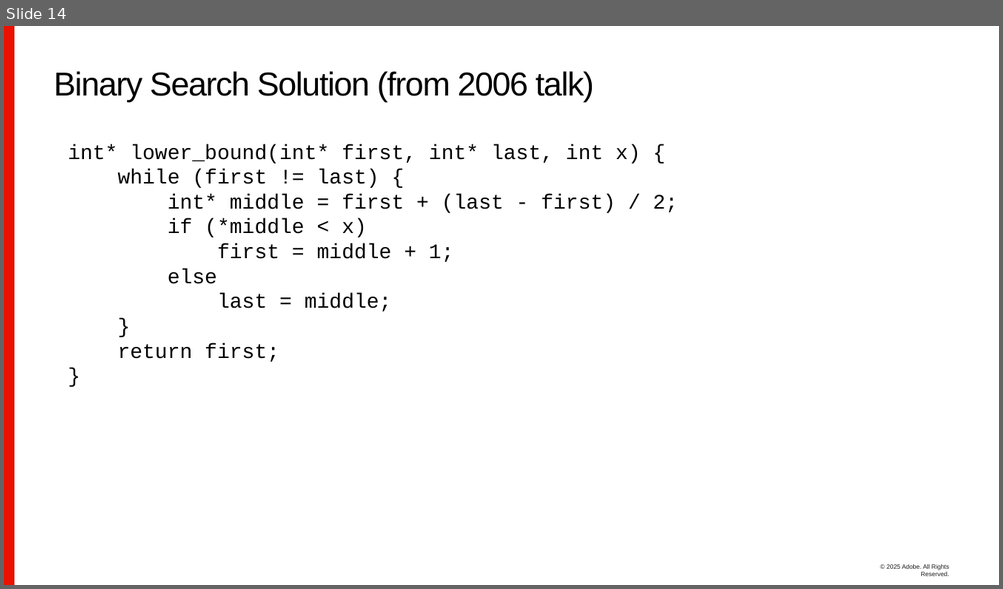
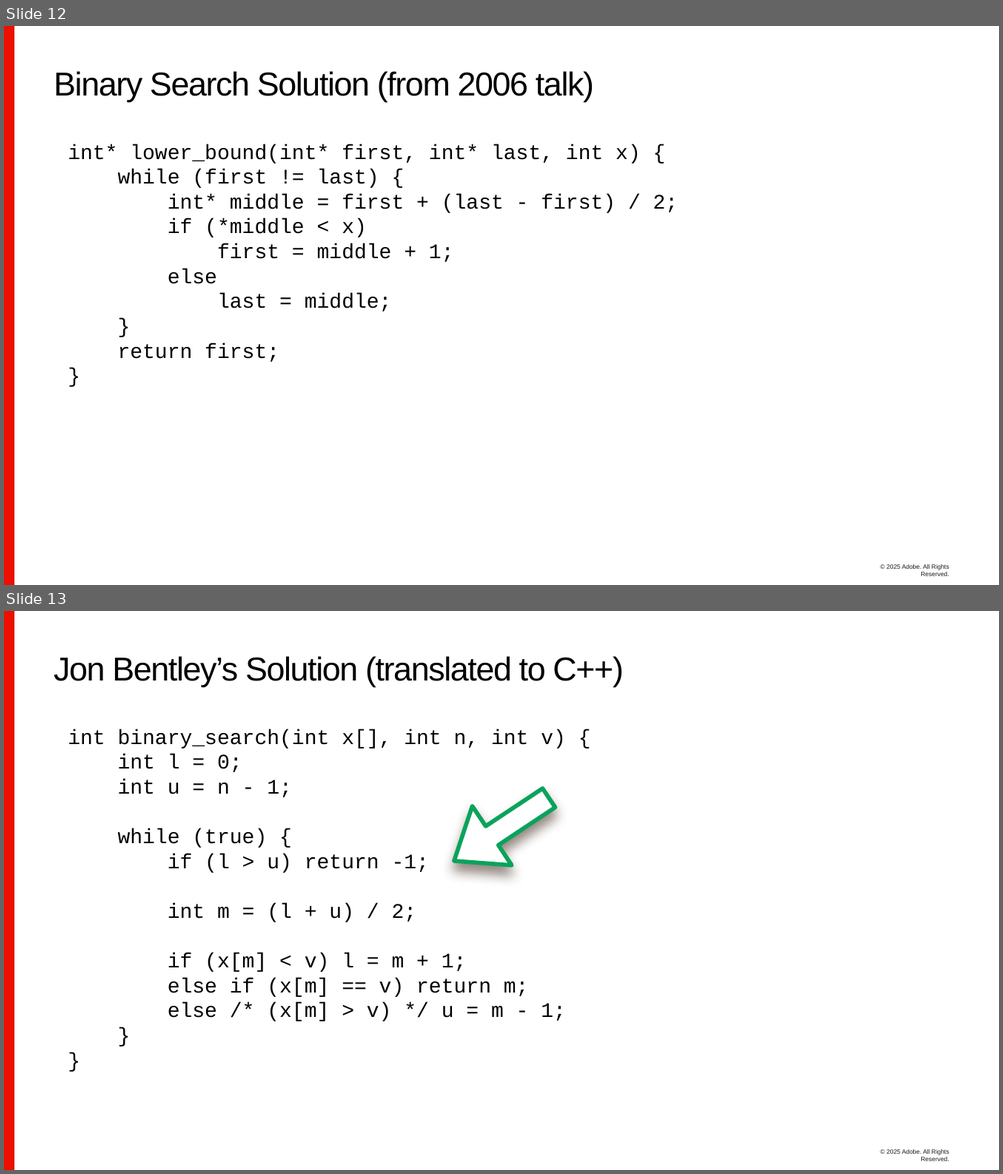
Before and after one commit to sean-parent/sean-parent.github.io, a slide deck: presentations/2025-04-28-are-we-there-yet/2024-04-28-are-we-there-yet.pptx. Shown one above the other, each under a label of ours: slide 14 before the commit, slides 12 and 13 after it. The pictures are 1003x589 and 1003x1174 pixels, drawn with LibreOffice and Linux fonts; fonts in the diff are those of the drawing; background and template pictures are left out. Boxes give left, top, right and bottom in pixels: in the first picture for what was removed or moved away, otherwise in the second. Text is boxed around its words. In the diff, an @@ line names an element or a change of style, - is before the commit and + after.

```diff
--- a/presentations/2025-04-28-are-we-there-yet/2024-04-28-are-we-there-yet.pptx
+++ b/presentations/2025-04-28-are-we-there-yet/2024-04-28-are-we-there-yet.pptx
@@ slide 13 added at [4, 611, 999, 1170], background #FFFFFF; not listed: 2 template elements that a slide beside it also shows @@
@@ title added at [54, 656, 623, 687], 32 pt, text #000000 @@
+Jon Bentley’s Solution (translated to C++)
@@ text added at [68, 729, 566, 1022], 20 pt, text #000000 @@
+      int binary_search(int x[], int n, int v) {
+      int l = 0;
+      int u = n - 1;
+      while (true) {
+      if (l > u) return -1;
+      int m = (l + u) / 2;
+      if (x[m] < v) l = m + 1;
+      else if (x[m] == v) return m;
+      else /* (x[m] > v) */ u = m - 1;
+      }
+      }
@@ right arrow added at [434, 768, 569, 890], fill #FFFFFF, outline #0AA35B 4 pt @@
@@ what was slide 14 is now slide 12 @@
```
Also in this commit, not shown: 6 slides changed, 24 other slides added, 1 slide removed, 8 other files.
